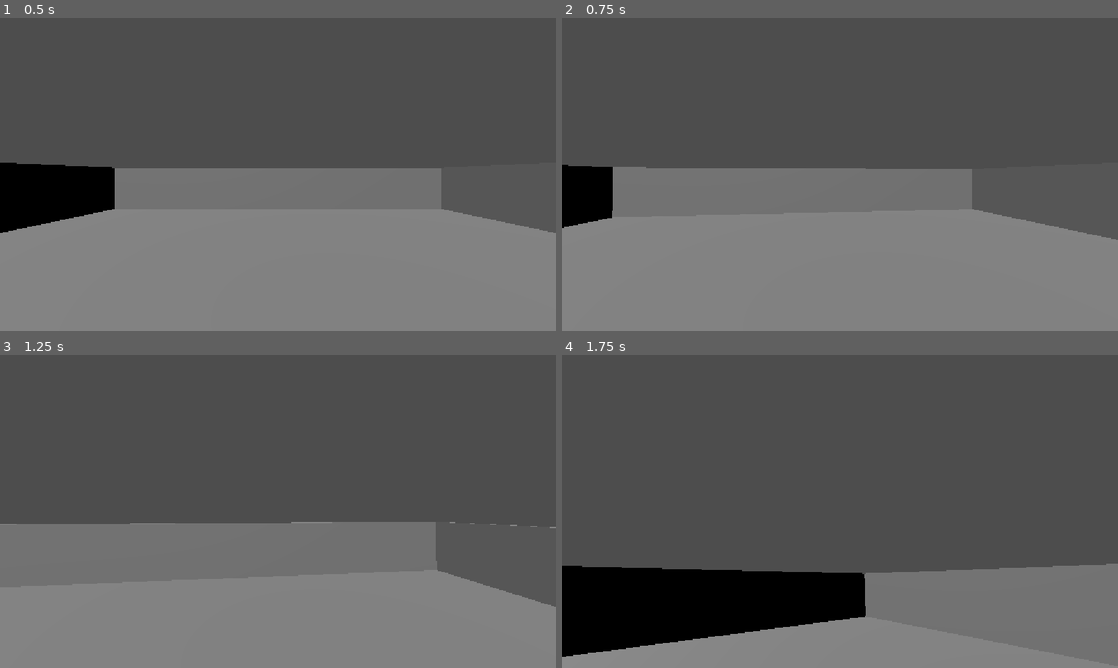
Above: before the commit, frames 1-4 (two rows, left to right).
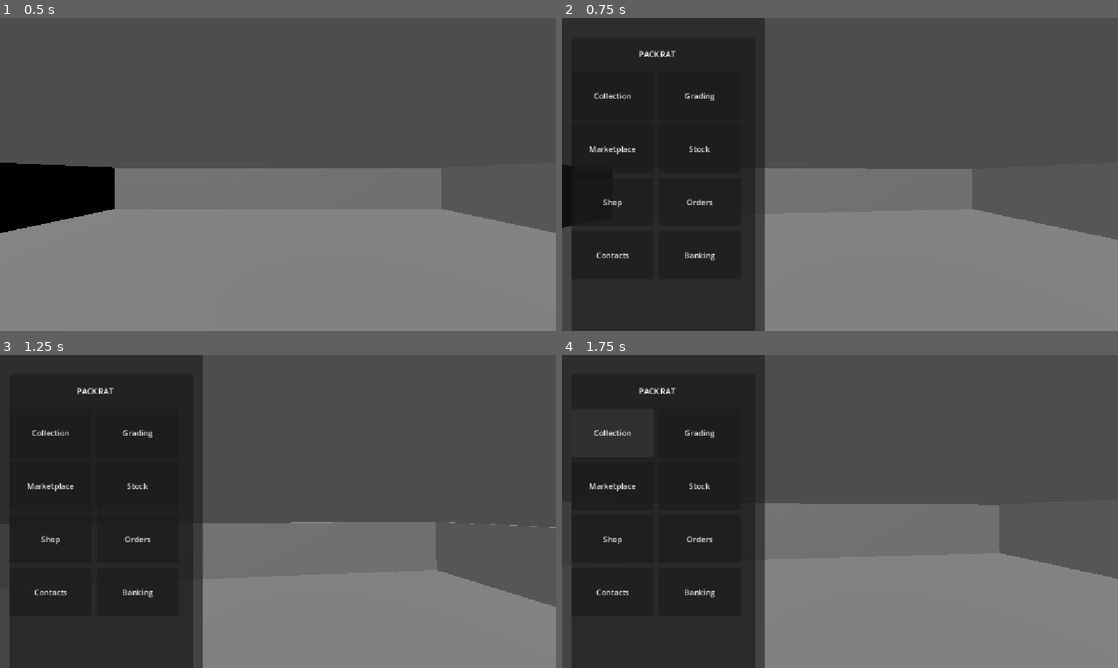
Above: after the commit, the same moments.

Repository: ray-seal/pack-rat
Game: Godot game, scene res://Scenes/Store.tscn
Two runs of this game, one before a commit and one after it. Both use one fixed random seed, a clock stepped at 60 frames per second and the inputs below. The project has no main scene, so this scene is started directly.
Inputs (mouse positions are in pixels of both pictures, inside the frame that each line leads up to):
- Up to frame 1 (0.5 s): no input
- Up to frame 2 (0.75 s): tap Enter at 0.5 s; move the mouse to (867, 174) at 0.52 s; hold W from 0.53 s (still down); tap E at 0.6 s
- Up to frame 3 (1.25 s): keep holding W; tap Space at 0.77 s
- Up to frame 4 (1.75 s): release W at 1.25 s; click (612, 433) at 1.25 s, where only the run after the commit has a clickable "Collection"

Frame 1 is identical in both runs. In frame 2, 35% of the frame differs, in the area x 0-37%, y 0-100%; in frame 3, 36%; in frame 4, 48%, in the area x 0-100%, y 0-100%.

Commit message:
Built storephone

Diff:
--- a/Scenes/Player.gd
+++ b/Scenes/Player.gd
@@ -5,6 +5,7 @@
 const MOUSE_SENSITIVITY = 0.002
 
 @onready var head = $Head
+@onready var shop_phone = get_node("../UI/ShopPhone")
 
 var camera_pitch = 0.0
 
@@ -23,11 +24,21 @@
 
 			head.rotation.x = camera_pitch
 
-	if event is InputEventKey:
-		if event.pressed and event.keycode == KEY_ESCAPE:
+	if event is InputEventKey and event.pressed and not event.echo:
+		if event.keycode == KEY_E:
+			toggle_phone()
+
+		elif event.keycode == KEY_ESCAPE:
 			Input.mouse_mode = Input.MOUSE_MODE_VISIBLE
 
 
+func toggle_phone():
+	shop_phone.visible = not shop_phone.visible
+
+	if shop_phone.visible:
+		Input.mouse_mode = Input.MOUSE_MODE_VISIBLE
+	else:
+		Input.mouse_mode = Input.MOUSE_MODE_CAPTURED
 func _physics_process(delta):
 	# Gravity
 	if not is_on_floor():
--- a/Scenes/ShopPhone.tscn
+++ b/Scenes/ShopPhone.tscn
@@ -1,3 +1,92 @@
 [gd_scene format=3 uid="uid://c2jjyh2ifvq0p"]
 
-[node name="ShopPhone" type="Node2D" unique_id=1689065131]
+[node name="ShopPhone" type="Control" unique_id=329718463]
+layout_mode = 3
+anchors_preset = 15
+anchor_right = 1.0
+anchor_bottom = 1.0
+grow_horizontal = 2
+grow_vertical = 2
+
+[node name="Phone" type="Panel" parent="." unique_id=486010108]
+layout_mode = 0
+offset_right = 420.0
+offset_bottom = 760.0
+
+[node name="Screen" type="Panel" parent="Phone" unique_id=365226781]
+layout_mode = 1
+anchors_preset = 8
+anchor_left = 0.5
+anchor_top = 0.5
+anchor_right = 0.5
+anchor_bottom = 0.5
+offset_left = -190.0
+offset_top = -340.0
+offset_right = 190.0
+offset_bottom = 340.0
+grow_horizontal = 2
+grow_vertical = 2
+
+[node name="PhoneTitle" type="Label" parent="Phone/Screen" unique_id=74288408]
+layout_mode = 0
+offset_top = 4.0
+offset_right = 354.0
+offset_bottom = 65.0
+text = "PACK RAT"
+horizontal_alignment = 1
+vertical_alignment = 1
+
+[node name="HomeScreen" type="GridContainer" parent="Phone/Screen" unique_id=348548478]
+layout_mode = 1
+anchors_preset = 15
+anchor_right = 1.0
+anchor_bottom = 1.0
+offset_top = 71.0
+offset_bottom = -4.0
+grow_horizontal = 2
+grow_vertical = 2
+theme_override_constants/h_separation = 10
+theme_override_constants/v_separation = 10
+columns = 2
+
+[node name="CollectionButton" type="Button" parent="Phone/Screen/HomeScreen" unique_id=972443548]
+custom_minimum_size = Vector2(170, 100)
+layout_mode = 2
+text = "Collection"
+
+[node name="GradingButton" type="Button" parent="Phone/Screen/HomeScreen" unique_id=1399219247]
+custom_minimum_size = Vector2(170, 100)
+layout_mode = 2
+text = "Grading
+"
+
+[node name="MarketplaceButton" type="Button" parent="Phone/Screen/HomeScreen" unique_id=1837198823]
+custom_minimum_size = Vector2(170, 100)
+layout_mode = 2
+text = "Marketplace"
+
+[node name="StockButton" type="Button" parent="Phone/Screen/HomeScreen" unique_id=1076375661]
+custom_minimum_size = Vector2(170, 100)
+layout_mode = 2
+text = "Stock
+"
+
+[node name="ShopButton" type="Button" parent="Phone/Screen/HomeScreen" unique_id=1814978340]
+custom_minimum_size = Vector2(170, 100)
+layout_mode = 2
+text = "Shop"
+
+[node name="OrdersButton" type="Button" parent="Phone/Screen/HomeScreen" unique_id=158401075]
+custom_minimum_size = Vector2(170, 100)
+layout_mode = 2
+text = "Orders"
+
+[node name="ContactsButton" type="Button" parent="Phone/Screen/HomeScreen" unique_id=317086013]
+custom_minimum_size = Vector2(170, 100)
+layout_mode = 2
+text = "Contacts"
+
+[node name="BankButton" type="Button" parent="Phone/Screen/HomeScreen" unique_id=1382148790]
+custom_minimum_size = Vector2(170, 100)
+layout_mode = 2
+text = "Banking"
--- a/Scenes/Store.tscn
+++ b/Scenes/Store.tscn
@@ -1,6 +1,7 @@
 [gd_scene format=3 uid="uid://cr5fdytl4oq8i"]
 
 [ext_resource type="PackedScene" uid="uid://dujynxiyoopdg" path="res://Scenes/Player.tscn" id="1_voxcw"]
+[ext_resource type="PackedScene" uid="uid://c2jjyh2ifvq0p" path="res://Scenes/ShopPhone.tscn" id="2_2s633"]
 
 [node name="Store" type="Node3D" unique_id=1392224250]
 
@@ -44,3 +45,8 @@
 
 [node name="Player" parent="." unique_id=805010585 instance=ExtResource("1_voxcw")]
 transform = Transform3D(1, 0, 0, 0, 1, 0, 0, 0, 1, 0, 1, 6)
+
+[node name="UI" type="CanvasLayer" parent="." unique_id=1804520436]
+
+[node name="ShopPhone" parent="UI" unique_id=329718463 instance=ExtResource("2_2s633")]
+visible = false
